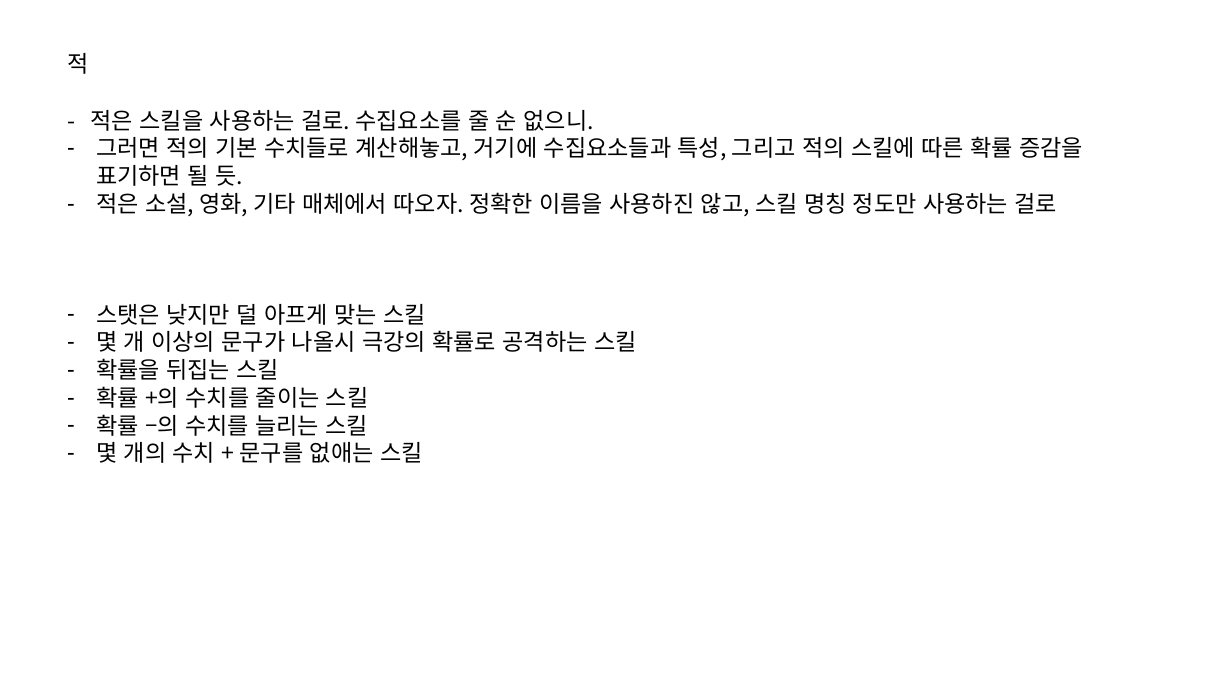
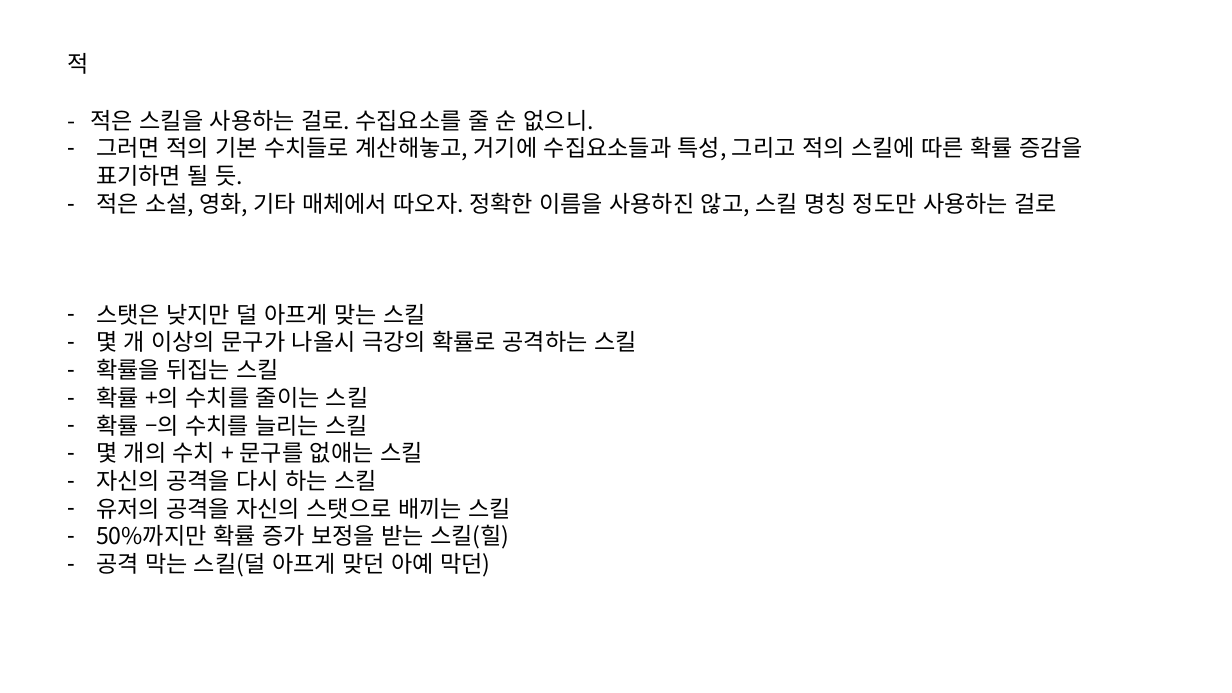
Before and after one commit to IdfKLeh/capstone, a slide deck: slide 3 of 전투.pptx. Drawn at 1232x693 pixels with LibreOffice and Linux fonts; fonts in the diff are those of the drawing. Boxes give left, top, right and bottom in pixels: in the first picture for what was removed or moved away, otherwise in the second. Text is boxed around its words. In the diff, an @@ line names an element or a change of style, - is before the commit and + after.

```diff
--- a/전투.pptx
+++ b/전투.pptx
@@ text at box(96, 470, 511, 577): paragraphs added @@
+– 자신의 공격을 다시 하는 스킬
+– 유저의 공격을 자신의 스탯으로 배끼는 스킬
+– 50%까지만 확률 증가 보정을 받는 스킬(힐)
+– 공격 막는 스킬(덜 아프게 맞던 아예 막던)
```
Also in this commit, not shown: 2 other slides changed, 2 slides added, 1 slide removed, 2 other files.
